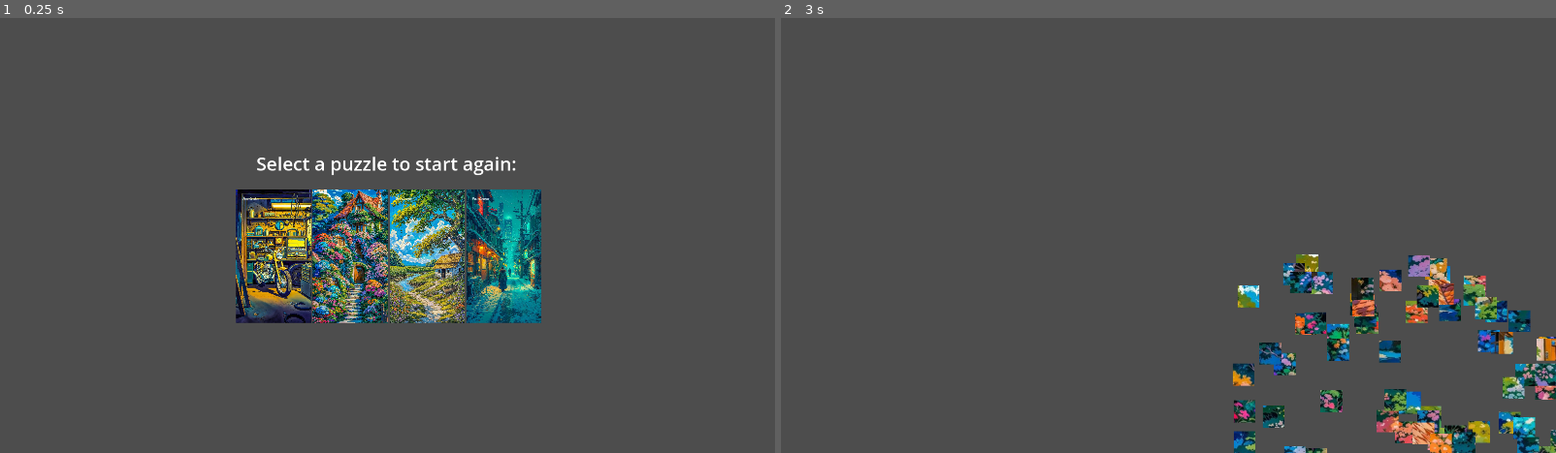
Above: before the commit, frames 1-2 (left to right).
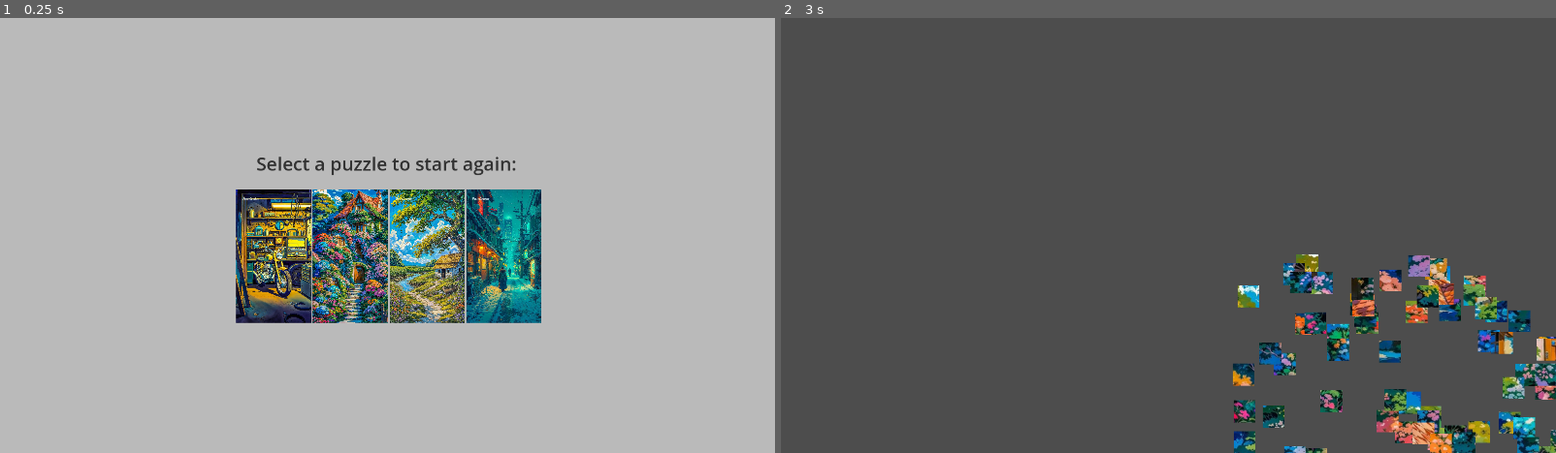
Above: after the commit, the same moments.

Repository: felixmariotto/basic-jigsaw
Game: Godot game, scene res://game.tscn
The game is run twice, just before and just after one commit, with the same random seed, the same clock (stepped at 60 frames per second) and the same inputs.
Inputs (mouse positions are in pixels of both pictures, inside the frame that each line leads up to):
- Up to frame 1 (0.25 s): no input
- Up to frame 2 (3 s): tap Enter at 0.5, 2 s; move the mouse to (1339, 213) at 0.52 s; click (1339, 213) at 0.67 s; tap Space at 1.25, 2.75 s; drag from (1013, 257) to (1129, 322) at 1.27 s; move the mouse to (1246, 139) at 2.02 s; click (1246, 139) at 2.17 s; drag from (1129, 322) to (936, 170) at 2.77 s

The runs differ from the first frame. In frame 1, 88% of the frame differs, in the area x 0-100%, y 0-100%; in frame 2, nothing differs.

Commit message:
add joypad support for menu navigation

Diff:
--- a/game.tscn
+++ b/game.tscn
@@ -7,6 +7,7 @@
 [ext_resource type="Texture2D" uid="uid://1cktxbvsm1x8" path="res://images/prairie_house_venom_creationedits.jpg" id="4_eow3j"]
 [ext_resource type="Texture2D" uid="uid://6qxded17botf" path="res://images/tokyo_winter_venom_creationedits.jpg" id="5_j5wjh"]
 [ext_resource type="Script" uid="uid://b6y0o8rfejpsn" path="res://camera_2d.gd" id="7_eow3j"]
+[ext_resource type="Texture2D" uid="uid://ci1vxbov7y76r" path="res://icons/up-arrow.png" id="7_j5wjh"]
 
 [node name="Game" type="Node2D"]
 script = ExtResource("1_ryrav")
@@ -15,11 +16,17 @@
 
 [node name="GUI" type="CanvasLayer" parent="."]
 
+[node name="ColorRect" type="ColorRect" parent="GUI"]
+offset_right = 1920.0
+offset_bottom = 1080.0
+color = Color(1, 1, 1, 0.611765)
+
 [node name="SelectPuzzle" type="Label" parent="GUI"]
 offset_left = 536.0
 offset_top = 329.0
 offset_right = 1380.0
 offset_bottom = 410.0
+theme_override_colors/font_color = Color(0.195545, 0.195545, 0.195545, 1)
 theme_override_font_sizes/font_size = 46
 text = "Select a puzzle to start again:"
 horizontal_alignment = 1
@@ -33,6 +40,24 @@
 script = ExtResource("1_80nbo")
 images = Array[Texture2D]([ExtResource("2_7jktm"), ExtResource("3_ryrav"), ExtResource("4_eow3j"), ExtResource("5_j5wjh")])
 
+[node name="Arrow" type="TextureRect" parent="GUI"]
+visible = false
+anchors_preset = 8
+anchor_left = 0.5
+anchor_top = 0.5
+anchor_right = 0.5
+anchor_bottom = 0.5
+offset_left = -128.0
+offset_top = 188.0
+offset_right = 384.0
+offset_bottom = 700.0
+grow_horizontal = 2
+grow_vertical = 2
+scale = Vector2(0.5, 0.5)
+size_flags_horizontal = 4
+size_flags_vertical = 4
+texture = ExtResource("7_j5wjh")
+
 [node name="Camera2D" type="Camera2D" parent="." groups=["camera"]]
 script = ExtResource("7_eow3j")
 zoom_wheel_and_and_down_steps = 7
--- a/puzzle_selector.gd
+++ b/puzzle_selector.gd
@@ -4,14 +4,34 @@
 
 signal picked_new_puzzle
 
+var current_joypad_pick = null
+var picking_is_locked = false
+
 func _ready() -> void:
 	for image in images:
 		var textureRect = TextureRect.new()
 		textureRect.texture = image
-		textureRect.size = Vector2( 20.0, 20.0 )
 		textureRect.expand_mode = textureRect.EXPAND_FIT_WIDTH_PROPORTIONAL
 		add_child( textureRect )
 		textureRect.connect( "gui_input", _on_interact_texture_rect.bind(image) )
+
+func _process(delta: float) -> void:
+	# move the arrow toward its target position
+	if picking_is_locked and current_joypad_pick != null:
+		#
+		var arrow = get_parent().get_node("Arrow")
+		var arrow_rect = arrow.get_rect()
+		#
+		var target_image = get_children()[current_joypad_pick]
+		var target_image_rect = target_image.get_rect()
+		var target_x_pos = target_image.get_global_position().x + (target_image_rect.size.x * 0.5) - (arrow_rect.size.x * 0.5)
+		#
+		var offset = ( target_x_pos - arrow.position.x ) * 0.3
+		arrow.position.x += offset
+		#
+		if abs(offset) < 0.1:
+			arrow.position.x = target_x_pos
+			picking_is_locked = false
 
 func _on_interact_texture_rect(event, image):
 	if event is InputEventMouseButton and event.pressed:
@@ -20,6 +40,26 @@
 func restart_puzzle_with_texture(image):
 	picked_new_puzzle.emit(image)
 
-func _unhandled_key_input(event: InputEvent) -> void:
+func set_joypad_pick( new_pick_direction ):
+	var arrow = get_parent().get_node("Arrow")
+	arrow.visible = true
+	picking_is_locked = true
+	if current_joypad_pick == null:
+		current_joypad_pick = 0
+	else :
+		current_joypad_pick = int( min( images.size() - 1, max( 0, current_joypad_pick + new_pick_direction ) ) )
+
+func _unhandled_input(event: InputEvent) -> void:
+
 	if event is InputEventKey and event.pressed and event.keycode == KEY_ESCAPE:
 		get_parent().visible = not get_parent().visible
+
+	elif get_parent().visible :
+
+		if event is InputEventJoypadMotion and event.axis == JOY_AXIS_LEFT_X and not picking_is_locked:
+			if abs(event.axis_value) < 0.1 : return
+			var tap_direction = sign(event.axis_value)
+			set_joypad_pick( tap_direction )
+
+		if event is InputEventJoypadButton and event.button_index == JOY_BUTTON_A and event.pressed and current_joypad_pick != null:
+			restart_puzzle_with_texture(images[current_joypad_pick])
Not shown: 1 places in game.tscn that only renumber resources
Binary file added: icons/up-arrow.png
Not shown, added: icons/up-arrow.png.import
